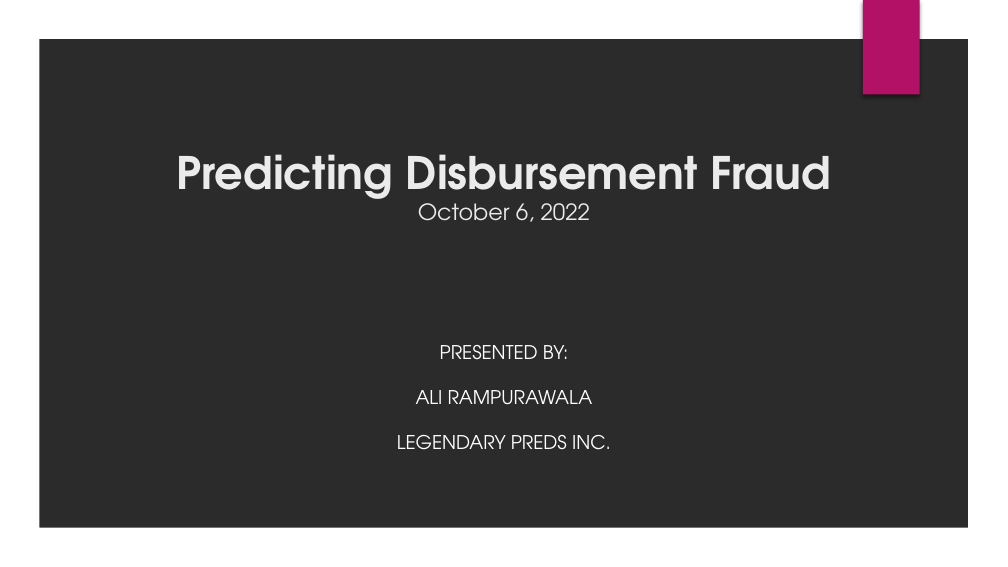
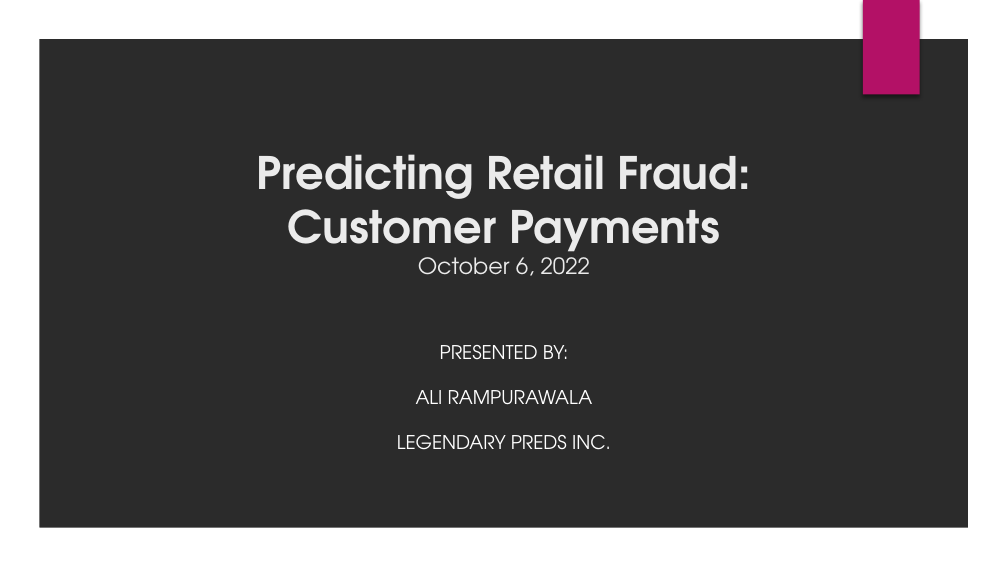
Before and after one commit to AliRampur/FlatIron-Capstone, a slide deck: slide 1 of presentation.pptx. Drawn at 1008x567 pixels with LibreOffice and Linux fonts; fonts in the diff are those of the drawing; background and template pictures are left out; a plain dark background stands for a picture behind light text. Boxes give left, top, right and bottom in pixels: in the first picture for what was removed or moved away, otherwise in the second. Text is boxed around its words. In the diff, an @@ line names an element or a change of style, - is before the commit and + after.

```diff
--- a/presentation.pptx
+++ b/presentation.pptx
@@ title at [257, 154, 751, 276]: text changed @@
-Predicting Disbursement Fraud
-October 6, 2022
+Predicting Retail Fraud:
+Customer Payments
+October 6, 2022
```
Also in this commit, not shown: 10 other slides changed, 7 other files.
